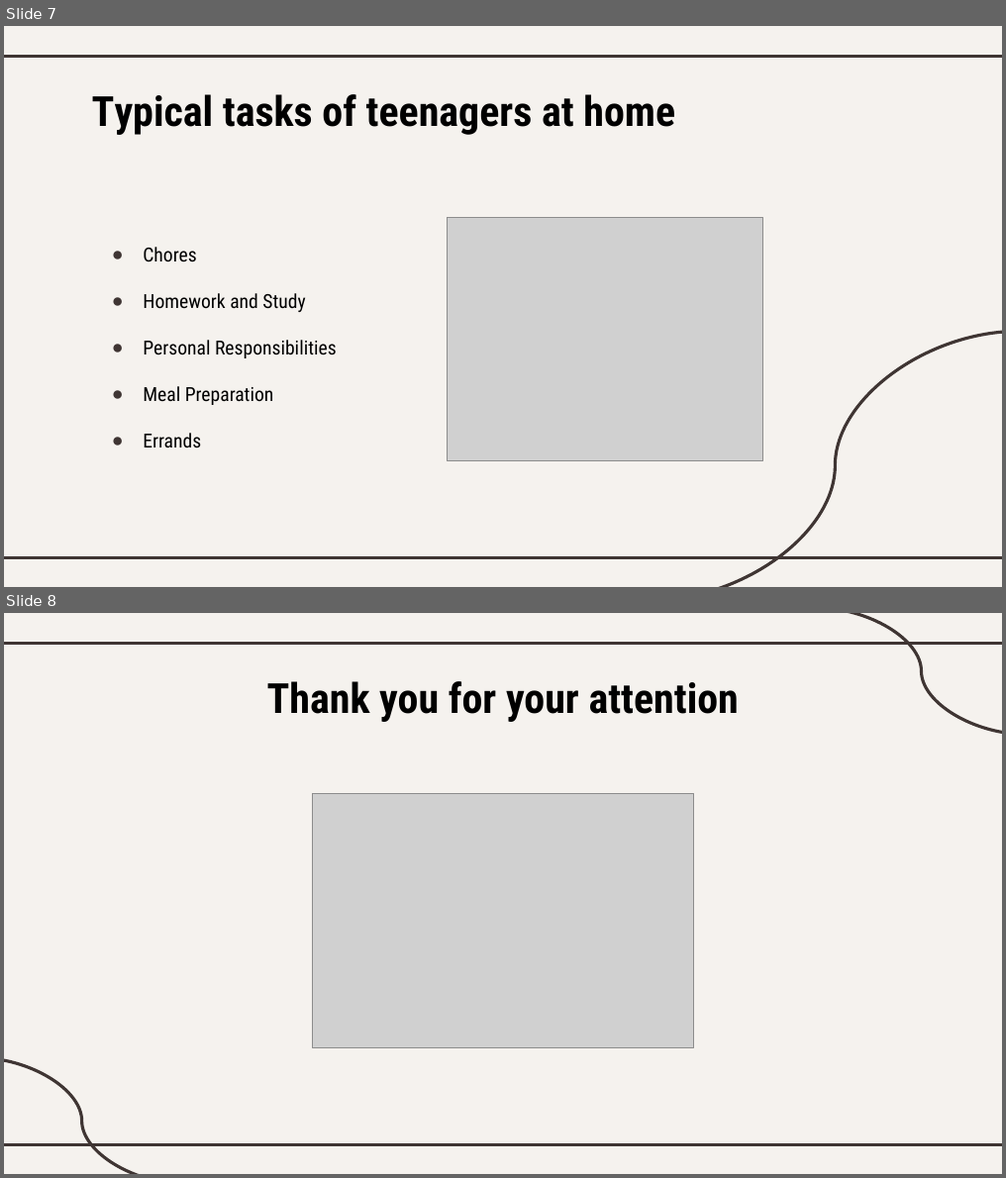
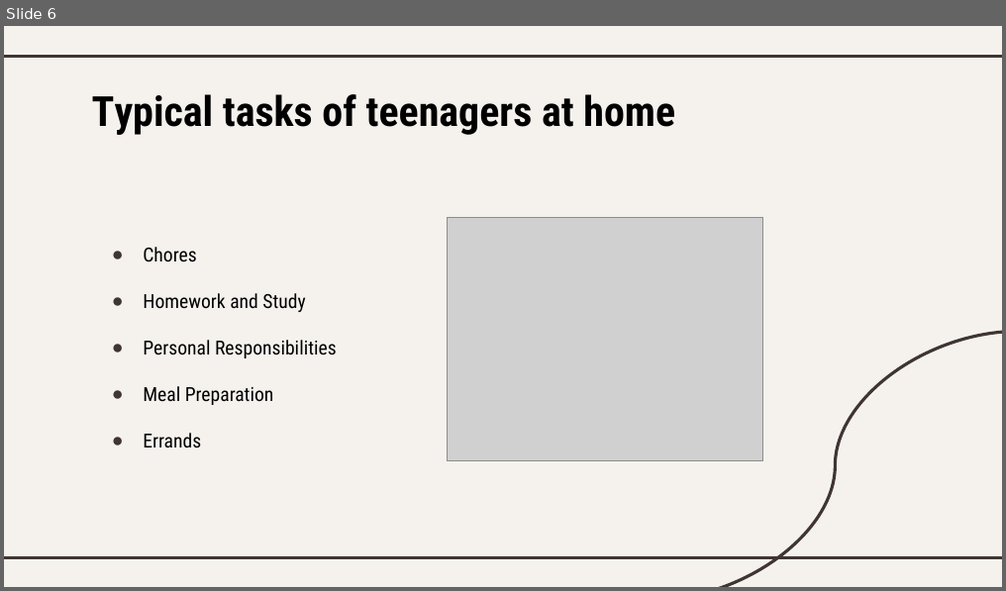
Before and after one commit to Palacsinta002/12.C_Erettsegi, a slide deck: Angol/Housework_BA_BáBe.pptx. Shown one above the other, each under a label of ours: slides 7 and 8 before the commit, slide 6 after it. The pictures are 1006x1178 and 1006x591 pixels, drawn with LibreOffice and Linux fonts; fonts in the diff are those of the drawing; grey boxes stand for pictures. Boxes give left, top, right and bottom in pixels: in the first picture for what was removed or moved away, otherwise in the second. Text is boxed around its words. In the diff, an @@ line names an element or a change of style, - is before the commit and + after.

```diff
--- a/Angol/Housework_BA_BáBe.pptx
+++ b/Angol/Housework_BA_BáBe.pptx
@@ slide 8 removed at (4,613,1002,1174), background #F5F2EE; not listed: 2 template elements that a slide beside it also shows @@
@@ curved line removed from (817, 613) to (1002, 735) @@
@@ title removed at (267,681,739,722) @@
-Thank you for your attention
@@ picture removed at (312,793,695,1048) @@
@@ curved line removed from (4, 1059) to (186, 1174) @@
@@ what was slide 7 is now slide 6 @@
```
Also in this commit, not shown: 2 other slides removed, 10 other files.
